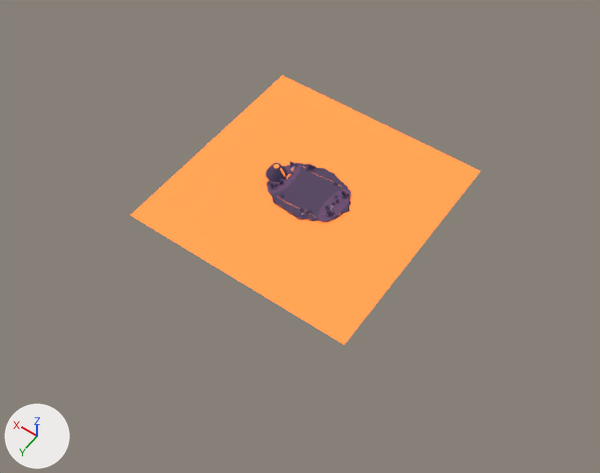
An edit to the glTF model public/models/worlds/volcano.glb, drawn before and after from the same camera.
The view is the same before and after, from a 50 mm lens placed at (-222.0, 323.0, 449.0), pointed at (-13.0, 30.0, -12.0). Lighting does not change. The marker at lower left points along +X, +Y and +Z. The first picture is the older version. Vertices at exactly the same position are counted once.

The first picture shows 'Scenery_volcano', 'Surface_volcano', 'Water_volcano'.
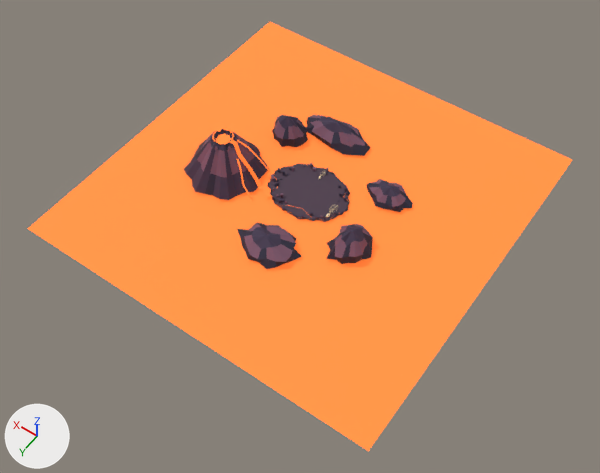
Pixel boxes (x1, y1, x2, y2) of what changed, in the pictures (600 x 473 px; the box of a moved part takes in the faces that stretch with it):
'Water_volcano', recoloured, reshaped (56% wider, 59% taller): before (130, 75, 480, 345); after (27, 22, 572, 451)
'Scenery_volcano', reshaped, moved, rescaled: before (266, 161, 349, 217); after (184, 115, 413, 269)
'Surface_volcano', surface changed, recoloured: (268, 163, 350, 222) in both
part 1 of me_sphere_150, deleted: before (266, 161, 349, 217)
part 2 of me_sphere_150, added: after (184, 115, 413, 269)
part 3 of me_paintedground_005, moved or reshaped: before (267, 163, 351, 222); after (268, 163, 350, 222)
part 4 of me_crater_001, moved or reshaped: before (274, 164, 279, 168); after (216, 134, 231, 145)
part 5 of me_crater_001, rebuilt (56% wider, 59% taller): before (130, 75, 480, 345); after (27, 22, 572, 451)
part 6 of me_crater_001, added: after (212, 128, 234, 144)
part 7 of me_crater_001, added: after (230, 140, 271, 198)
part 8 of me_crater_001, added: after (237, 140, 349, 208)

What changed in the scene script:
```text
Change mat_release_volcano_ground:
    where n2 = _N.new('ShaderNodeMix'); n2.name = 'Mix'
    n2.inputs[7].default_value: (0.0865, 0.0513, 0.114, 1.0) -> (0.0742, 0.0437, 0.0704, 1.0)  # 'B', dark purple #53405f -> 'B', greyish purple #4d3b4b
Change mat_release_volcano_lava:
    where n0 = _N.new('ShaderNodeBsdfPrincipled'); n0.name = 'Principled BSDF'
    add n0.inputs[0].default_value = (1.0, 0.181, 0.0296, 1.0)  # 'Base Color', orange #ff7630
    n0.inputs[27].default_value: (0.7, 0.154, 0.0306, 1.0) -> (0.7, 0.127, 0.0207, 1.0)  # 'Emission Color', orange #da6d31 -> 'Emission Color', orange #da6427
    remove n2 = _N.new('ShaderNodeMix'); n2.name = 'Mix'
    remove n2.data_type = 'RGBA'
    remove n2.blend_type = 'MULTIPLY'
    remove n2.inputs[0].default_value = 1.0  # 'Factor'
    remove n2.inputs[7].default_value = (1.0, 0.22, 0.0437, 1.0)  # 'B', orange #ff813b
    remove n3 = _N.new('ShaderNodeVertexColor'); n3.name = 'Color Attribute'
    remove _L.new(n2.outputs[2], n0.inputs[0])  # 'Result' to 'Base Color'
    remove _L.new(n3.outputs[0], n2.inputs[6])  # 'Color' to 'A'
Add mat_release_volcano_cliff_001:
    mat_release_volcano_cliff_001 = bpy.data.materials.new('Release_volcano_Cliff.001')
    # nodes: BsdfPrincipled, Mix, OutputMaterial, VertexColor
    # colours: dark blue #2a283d, mixed with the vertex colours
Change me_sphere_150:
    used by ob_scenery_volcano; location = (31.0, -1.7, -5.0); scale = (3.1, 2.3, 1.3)
    remove me_sphere_150.from_pydata(...)  # 8030 vertices, 15672 faces; spans x -20.4..1.9, y -11.2..12.6, z -1.0..10.5
    remove me_sphere_150.materials.append(mat_release_cloud)  # pale yellow #fff4e3
    add me_sphere_150.from_pydata(...)  # 4017 vertices, 7156 faces; spans x -67.7..92.6, y -70.7..73.1, z -0.8..32.8
    me_sphere_150 part 1: 197 loose pieces with 7514 vertices, spanning x -20.4..1.9, y -11.2..12.6, z -1.0..10.5, are deleted
    me_sphere_150 part 2: 3501 vertices added at x -67.7..92.6, y -70.7..73.1, z -0.8..32.8
    other edits to the shape of me_sphere_150 do not show in these pictures
    add me_sphere_150.materials.append(mat_release_volcano_cliff)  # dark blue #2a283d
Change me_paintedground_005:
    remove me_paintedground_005.from_pydata(...)  # 675 vertices, 1028 faces; spans x -33.2..32.9, y -25.2..25.0, z -8.3..0.0
    add me_paintedground_005.from_pydata(...)  # 577 vertices, 936 faces; spans x -32.1..31.8, y -25.2..25.0, z -8.3..-0.1
    me_paintedground_005 part 3: 5 vertices moved within x -2.8..2.1, y -25.2..18.8, z -7.3..-0.1; 586 vertices removed from x -33.2..32.9, y -24.9..25.0, z -8.3..0.0; 496 vertices added at x -32.1..31.8, y -24.9..25.0, z -8.3..-0.1
    other edits to the shape of me_paintedground_005 do not show in these pictures
    remove me_paintedground_005.materials.append(mat_release_volcano_cliff)
    remove me_paintedground_005.materials.append(mat_release_volcano_patch)
    remove me_paintedground_005.materials.append(mat_release_volcano_lava)
    add me_paintedground_005.materials.append(mat_release_volcano_cliff_001)
Change me_crater_001:
    remove me_crater_001.from_pydata(...)  # 55 vertices, 50 faces; spans x -90.0..90.0, y -90.0..90.0, z -2.0..8.0
    remove me_crater_001.materials.append(mat_release_volcano_lava_001)  # orange #ff813b, glowing orange #da6d31
    add me_crater_001.from_pydata(...)  # 155 vertices, 140 faces; spans x -140.0..140.0, y -140.0..140.0, z -2.0..34.0
    me_crater_001 part 4: the loose piece of 41 vertices spanning x 27.0..31.0, y -2.0..2.0, z 8.0 is scaled about its middle by (2.67, 2.67, 1), then moved by (33.0, 17.0, 22.0), in mat_release_volcano_lava (orange #ff7630, glowing orange #da6427)
    me_crater_001 part 5: the loose piece of 4 vertices spanning x -90.0..90.0, y -90.0..90.0, z -2.0 is rebuilt with 4 vertices and now spans x -140.0..140.0, y -140.0..140.0, z -2.0, in mat_release_volcano_lava (orange #ff7630, glowing orange #da6427)
    me_crater_001 part 6: a new loose piece of 60 vertices spanning x 54.0..70.0, y 10.0..24.0, z 32.0..34.0, in mat_release_volcano_lava (orange #ff7630, glowing orange #da6427)
    me_crater_001 part 7: a new loose piece of 16 vertices spanning x 19.0..56.0, y 14.0..22.0, z 0.0..33.0, in mat_release_volcano_lava (orange #ff7630, glowing orange #da6427)
    me_crater_001 part 8: 34 vertices added at x -29.0..54.0, y -17.0..31.0, z 0.0..30.0
    other edits to the shape of me_crater_001 do not show in these pictures
    add me_crater_001.materials.append(mat_release_volcano_lava)  # orange #ff7630, glowing orange #da6427
Change ob_scenery_volcano:
    ob_scenery_volcano.scale: (3.1, 2.3, 1.3) -> (1.0, 1.0, 1.0)
    ob_scenery_volcano.location: (31.0, -1.7, -5.0) -> (0.0, 0.0, 0.0)
```
